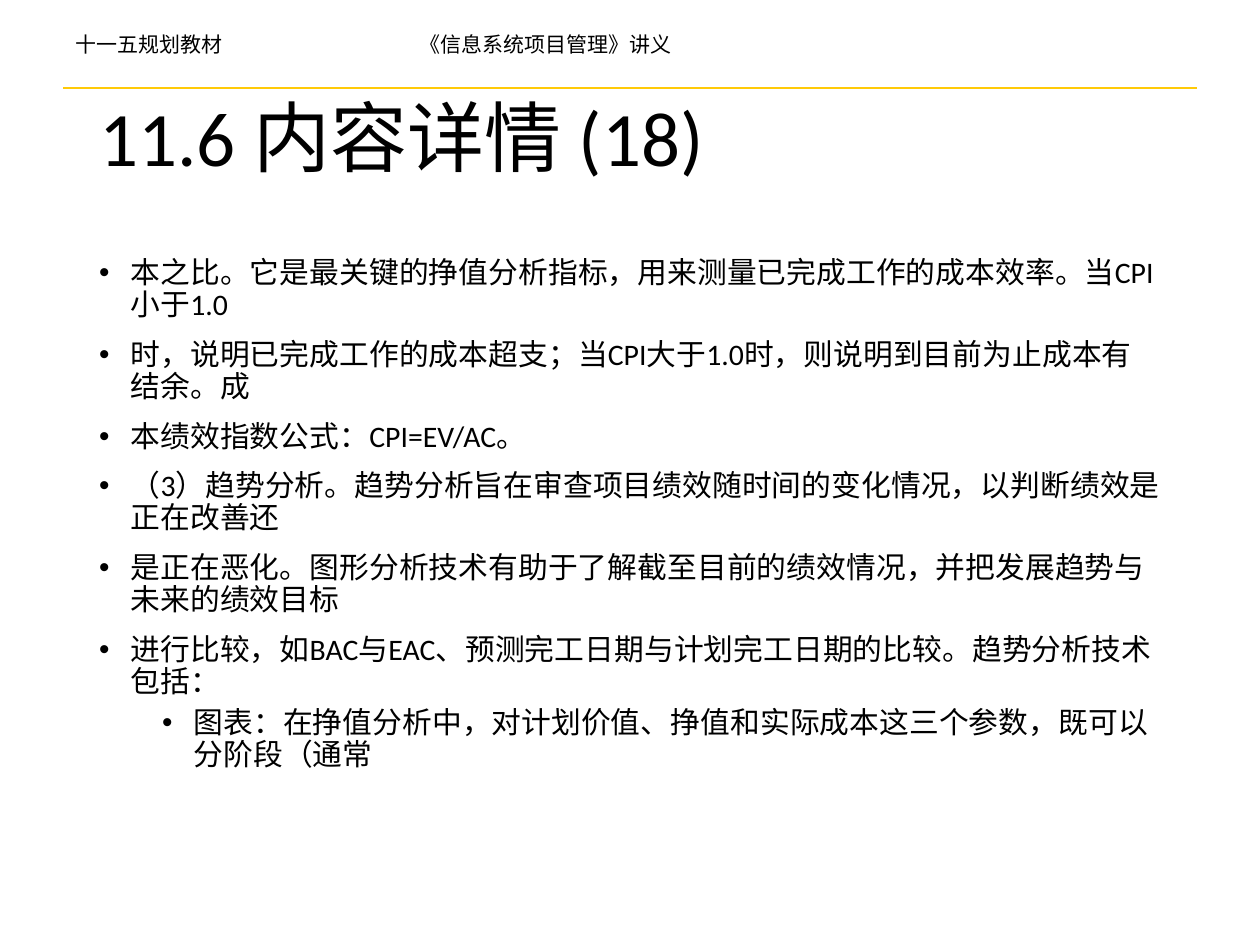
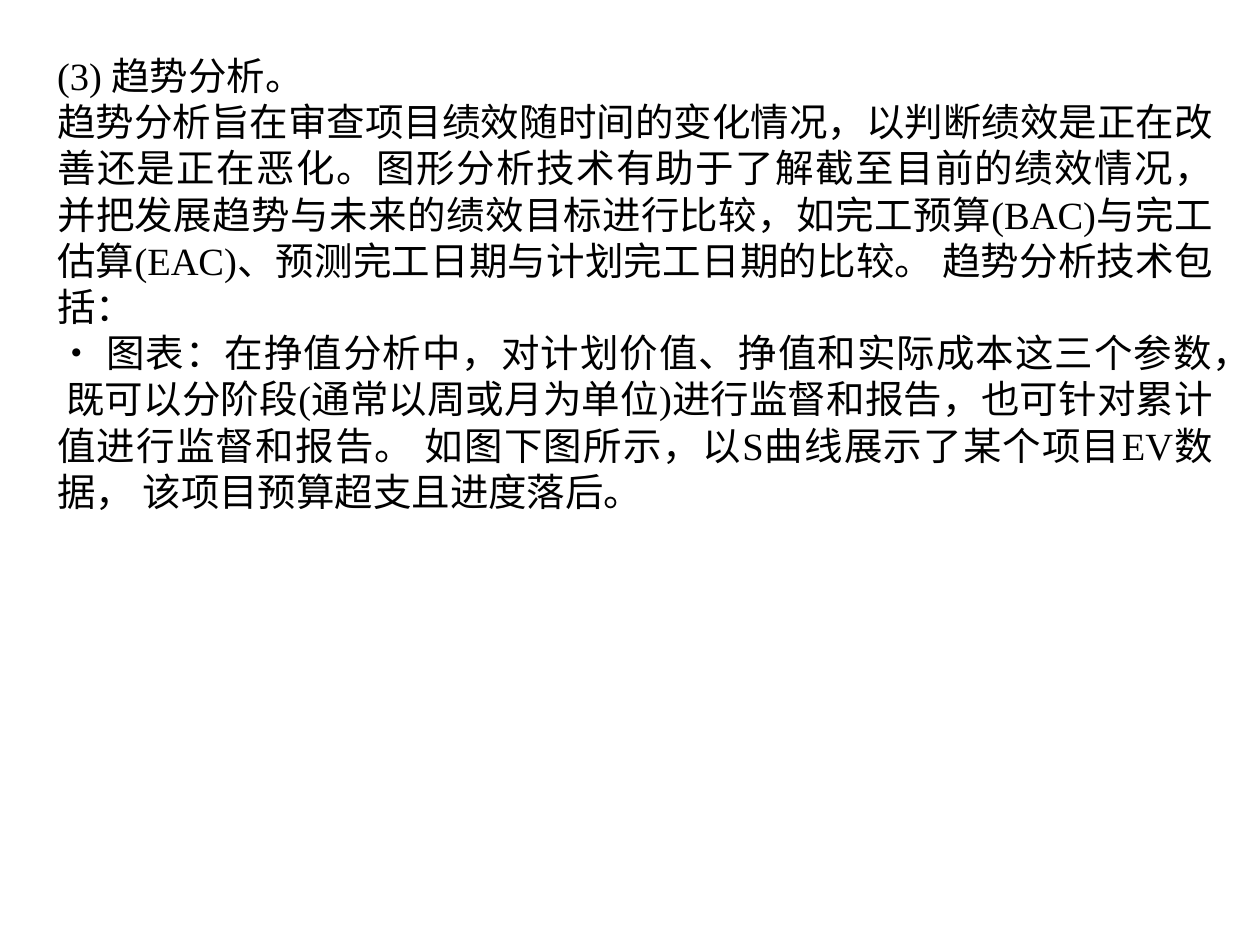
Before and after one commit to yanghui58/project_manager, a slide deck: slide 50 of 第5章 项目成本管理-yh.pptx (slide 64 before the commit). Drawn at 1260x945 pixels with LibreOffice and Linux fonts; fonts in the diff are those of the drawing; background and template pictures are left out. Boxes give left, top, right and bottom in pixels: in the first picture for what was removed or moved away, otherwise in the second. Text is boxed around its words. In the diff, an @@ line names an element or a change of style, - is before the commit and + after.

Commit message:
对项目成本管理进行了更新

```diff
--- a/第5章 项目成本管理-yh.pptx
+++ b/第5章 项目成本管理-yh.pptx
@@ text at box(57, 57, 1251, 509): text changed; size 17 to 22 pt; font Calibri to Times New Roman @@
-• 本之比。它是最关键的挣值分析指标，用来测量已完成工作的成本效率。当CPI小于1.0
-• 时，说明已完成工作的成本超支；当CPI大于1.0时，则说明到目前为止成本有结余。成
-• 本绩效指数公式：CPI=EV/AC。
-• （3）趋势分析。趋势分析旨在审查项目绩效随时间的变化情况，以判断绩效是正在改善还
-• 是正在恶化。图形分析技术有助于了解截至目前的绩效情况，并把发展趋势与未来的绩效目标
-• 进行比较，如BAC与EAC、预测完工日期与计划完工日期的比较。趋势分析技术包括：
-  • 图表：在挣值分析中，对计划价值、挣值和实际成本这三个参数，既可以分阶段（通常
+(3) 趋势分析。
+趋势分析旨在审查项目绩效随时间的变化情况，以判断绩效是正在改善还是正在恶化。图形分析技术有助于了解截至目前的绩效情况， 并把发展趋势与未来的绩效目标进行比较，如完工预算(BAC)与完工估算(EAC)、预测完工日期与计划完工日期的比较。 趋势分析技术包括：
+• 图表：在挣值分析中，对计划价值、挣值和实际成本这三个参数， 既可以分阶段(通常以周或月为单位)进行监督和报告，也可针对累计值进行监督和报告。 如图下图所示，以S曲线展示了某个项目EV数据， 该项目预算超支且进度落后。
@@ text removed at box(75, 34, 672, 54) @@
-十一五规划教材 《信息系统项目管理》讲义
@@ line removed from (63, 88) to (1197, 88) @@
@@ title removed at box(99, 88, 704, 177) @@
-11.6 内容详情 (18)
```
Also in this commit, not shown: 40 other slides changed, 11 slides added, 59 slides removed.
